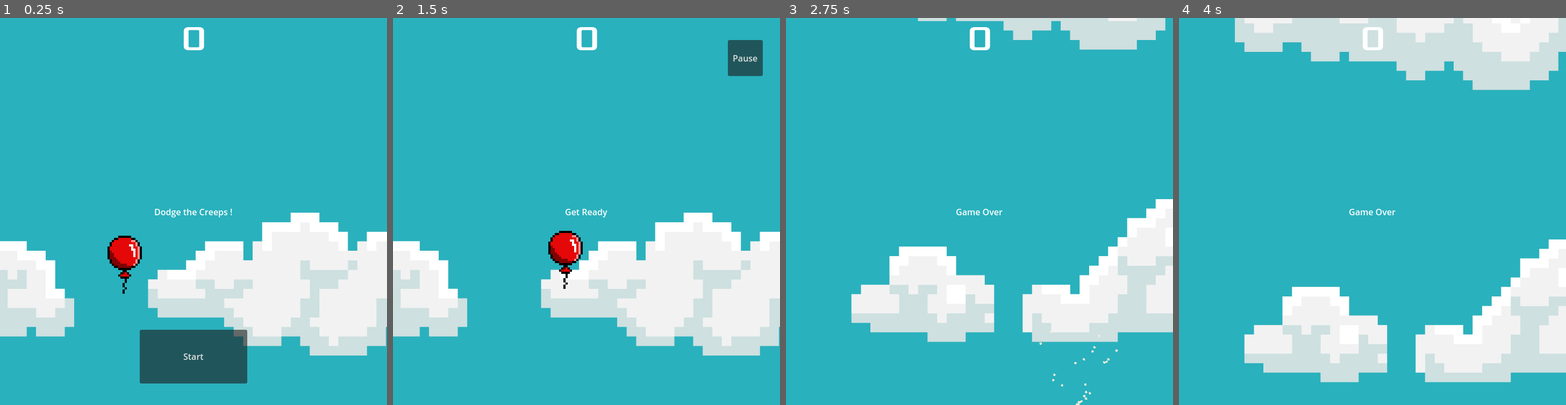
Above: before the commit, frames 1-4 (left to right).
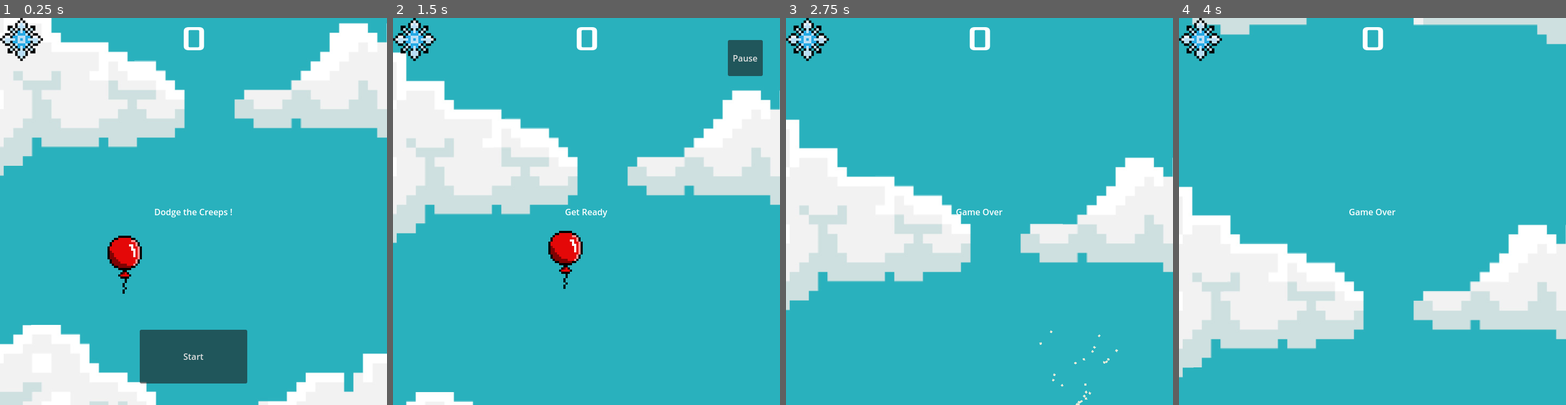
Above: after the commit, the same moments.

Repository: Turik556/First2D
Game: Godot game, scene res://Scenes/game.tscn
The game is run twice, just before and just after one commit, with the same random seed, the same clock (stepped at 60 frames per second) and the same inputs.
Inputs:
- Up to frame 1 (0.25 s): no input
- Up to frame 2 (1.5 s): click "Start" at 0.5 s; hold D (move_right) from 1.28 s (still down)
- Up to frame 3 (2.75 s): release D (move_right) at 2.03 s; hold S (move_down) from 2.03 s (still down)
- Up to frame 4 (4 s): release S (move_down) at 2.78 s; hold D (move_right) 2.78-3.53 s; hold W (move_up) from 3.53 s (still down)

The runs differ from the first frame. In frame 1, 46% of the frame differs, in the area x 0-100%, y 0-100%; in frame 2, 40%; in frame 3, 34%; in frame 4, 35%.

Commit message:
add background shader

Diff:
--- a/Scenes/hud.tscn
+++ b/Scenes/hud.tscn
@@ -1,7 +1,8 @@
-[gd_scene load_steps=3 format=3 uid="uid://1tee4hpui1pn"]
+[gd_scene load_steps=4 format=3 uid="uid://1tee4hpui1pn"]
 
 [ext_resource type="Script" path="res://scripts/hud.gd" id="1_x673g"]
 [ext_resource type="FontFile" uid="uid://b51lbo8bk5ry6" path="res://art/fonts/Xolonium-Regular.ttf" id="2_sjmoo"]
+[ext_resource type="Texture2D" uid="uid://jkbvivc728q1" path="res://art/items/snowflake_128.png" id="3_17sqm"]
 
 [node name="HUD" type="CanvasLayer"]
 script = ExtResource("1_x673g")
@@ -70,6 +71,21 @@
 grow_vertical = 0
 text = "Pause"
 
+[node name="HBoxContainer" type="HBoxContainer" parent="."]
+offset_right = 209.0
+offset_bottom = 80.0
+size_flags_horizontal = 3
+size_flags_vertical = 3
+
+[node name="HBoxContainer" type="HBoxContainer" parent="HBoxContainer"]
+layout_mode = 2
+alignment = 1
+
+[node name="TextureRect" type="TextureRect" parent="HBoxContainer/HBoxContainer"]
+layout_mode = 2
+texture = ExtResource("3_17sqm")
+expand_mode = 3
+
 [connection signal="timeout" from="MessageTimer" to="." method="_on_message_timer_timeout"]
 [connection signal="pressed" from="StartButton" to="." method="_on_start_button_pressed"]
 [connection signal="pressed" from="PauseButton" to="." method="_on_pause_button_pressed"]
--- a/Scenes/main.tscn
+++ b/Scenes/main.tscn
@@ -1,15 +1,22 @@
-[gd_scene load_steps=10 format=3 uid="uid://cveqi88yfygc1"]
+[gd_scene load_steps=11 format=3 uid="uid://cveqi88yfygc1"]
 
 [ext_resource type="PackedScene" uid="uid://cajufjns3158d" path="res://Scenes/Player/Player.tscn" id="1_pm0dl"]
 [ext_resource type="Script" path="res://scripts/main.gd" id="1_y5qig"]
 [ext_resource type="PackedScene" uid="uid://pvr776ugj5v" path="res://Scenes/Items/enemy_speed_up_item.tscn" id="3_owb8q"]
 [ext_resource type="PackedScene" uid="uid://dxl8mpdnhg8dq" path="res://Scenes/Items/item.tscn" id="3_rwv84"]
+[ext_resource type="Shader" path="res://art/shaders/background.gdshader" id="4_rd5yi"]
 [ext_resource type="Texture2D" uid="uid://hp1svvvhp1bo" path="res://art/8614580.jpg" id="4_rjcux"]
 [ext_resource type="PackedScene" uid="uid://bqi3n4fssgs2l" path="res://Scenes/Handlers/EnemyHandler.tscn" id="4_ybo78"]
 [ext_resource type="PackedScene" uid="uid://1tee4hpui1pn" path="res://Scenes/hud.tscn" id="4_yohv7"]
 [ext_resource type="PackedScene" uid="uid://b2thwqcug124p" path="res://Scenes/Handlers/item_spawner.tscn" id="6_8ngv0"]
 
 [sub_resource type="ShaderMaterial" id="ShaderMaterial_wwyta"]
+shader = ExtResource("4_rd5yi")
+shader_parameter/scroll_speed = 0.05
+shader_parameter/angle_degrees = 90.0
+shader_parameter/repeat_x = 1.0
+shader_parameter/repeat_y = 1.0
+shader_parameter/tint = Color(1, 1, 1, 1)
 
 [node name="Main" type="Node"]
 process_mode = 3
@@ -19,10 +26,10 @@
 
 [node name="TextureRect" type="TextureRect" parent="."]
 material = SubResource("ShaderMaterial_wwyta")
-offset_left = -833.0
-offset_top = -1146.0
-offset_right = 1167.0
-offset_bottom = 854.0
+offset_left = -646.0
+offset_top = -927.0
+offset_right = 1354.0
+offset_bottom = 1073.0
 texture = ExtResource("4_rjcux")
 stretch_mode = 6
 
--- /dev/null
+++ b/art/shaders/background.gdshader
@@ -0,0 +1,21 @@
+shader_type canvas_item;
+
+
+
+uniform float scroll_speed : hint_range(0,2)=0.05;
+uniform float angle_degrees : hint_range(0, 360,1) = 45.0;
+uniform float repeat_x : hint_range(1, 20, 1) = 1;
+uniform float repeat_y : hint_range(1, 20, 1) = 1;
+uniform vec4 tint : source_color = vec4(1.0);
+
+void fragment() {
+    float angle_rad = radians(angle_degrees);
+	vec2 direction = vec2(cos(angle_rad), sin(angle_rad));
+	vec2 offset_uv = UV - (TIME * scroll_speed * direction);
+
+	vec2 scaled_uv = vec2(fract(offset_uv.x * repeat_x),fract(offset_uv.y * repeat_y));
+	vec2 texelSize = vec2(1.0) / vec2(textureSize(TEXTURE,0));
+	vec2 snappedUV = round(scaled_uv / texelSize) * texelSize;
+
+	COLOR =texture(TEXTURE,snappedUV) * tint;
+}
--- a/scripts/main.gd
+++ b/scripts/main.gd
@@ -13,8 +13,7 @@
 
 # Called every frame. 'delta' is the elapsed time since the previous frame.
 func _process(delta: float) -> void:
-	move_scene()
-
+	pass
 
 func game_over() -> void:
 	$HUD.show_game_over()
@@ -46,12 +45,5 @@
 	update_score(1)
 
 	pass # Replace with function body.
-func move_scene():
-	pos = $TextureRect.position.y
-	if is_game_started:
-		if pos < 0 :
-			$TextureRect.position = Vector2(0.0,1.0 + pos)
-		else:
-			$TextureRect.position = Vector2(0.0,-1000.0 + pos)
-			#print("jump")
+
 pass
